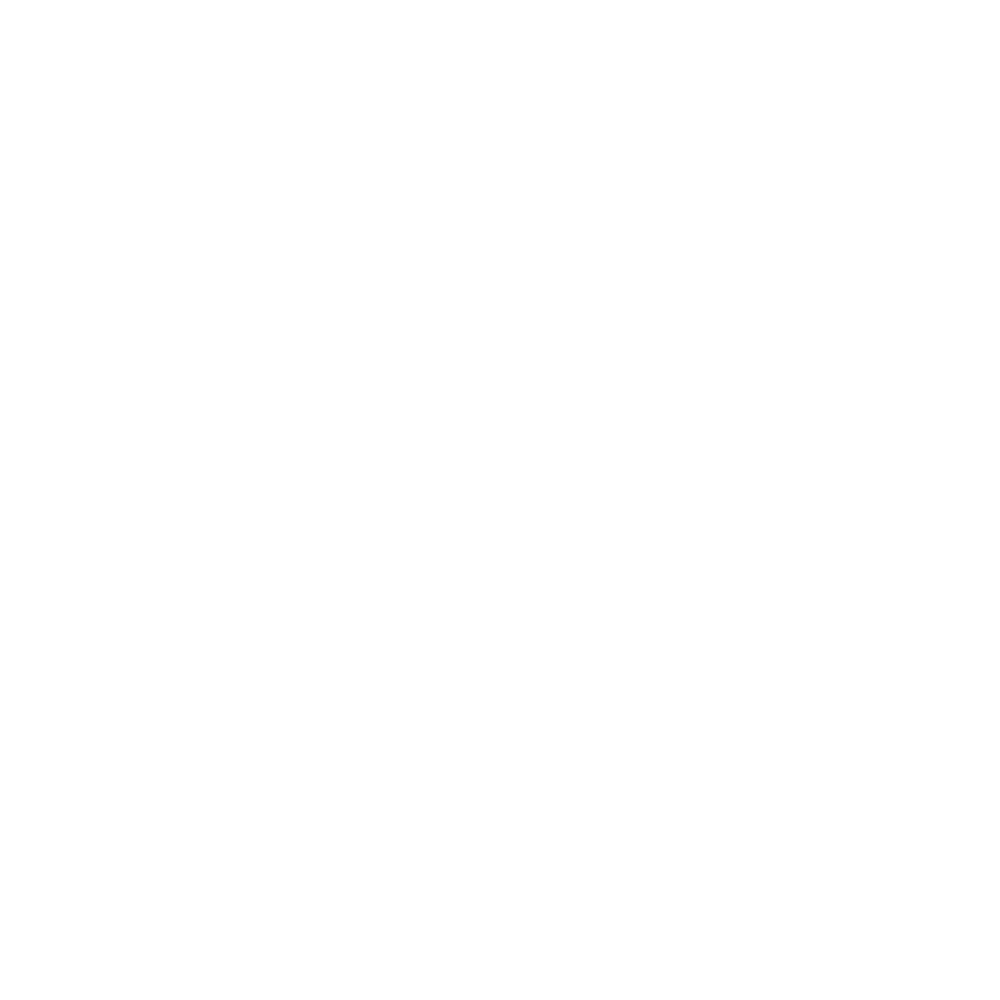
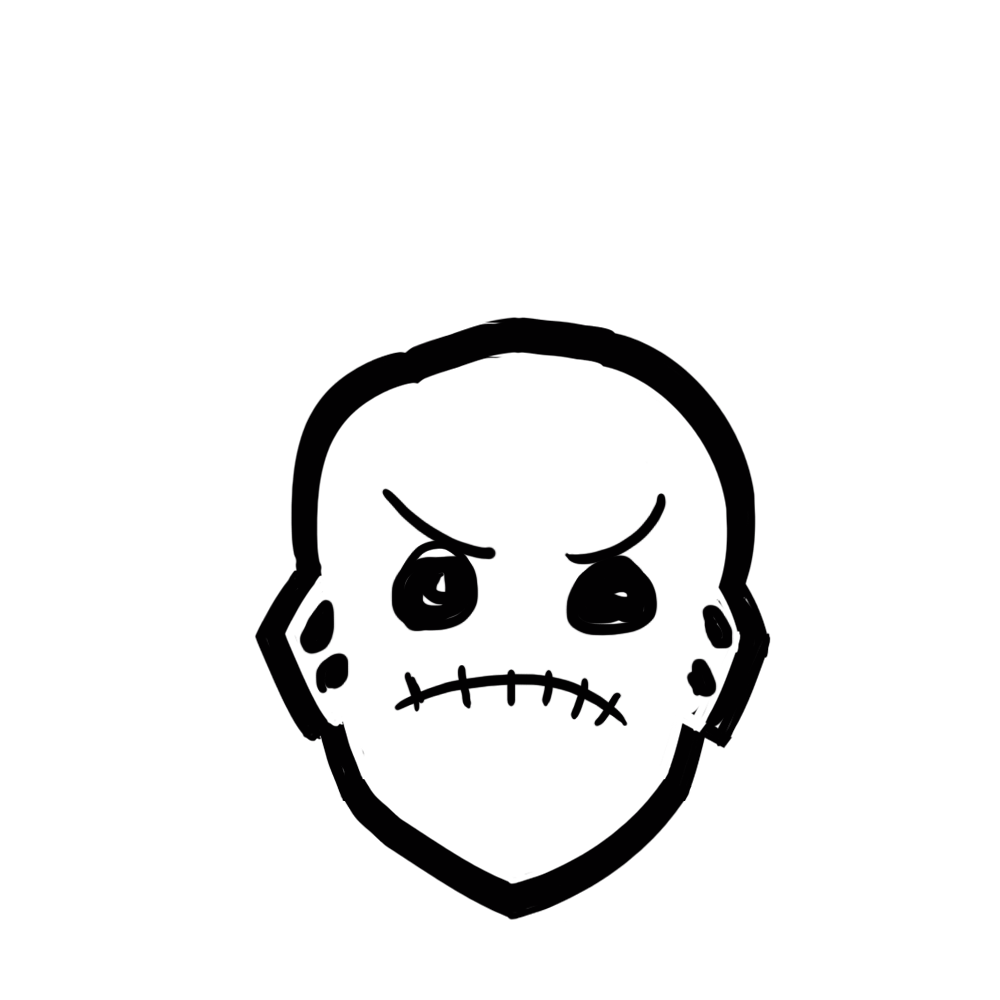
Comparing the layer stacks of the two (1000, 1000) images. Changes:
added layer "Layer 13" above "Layer 3" over left=254, top=316, right=771, bottom=920
